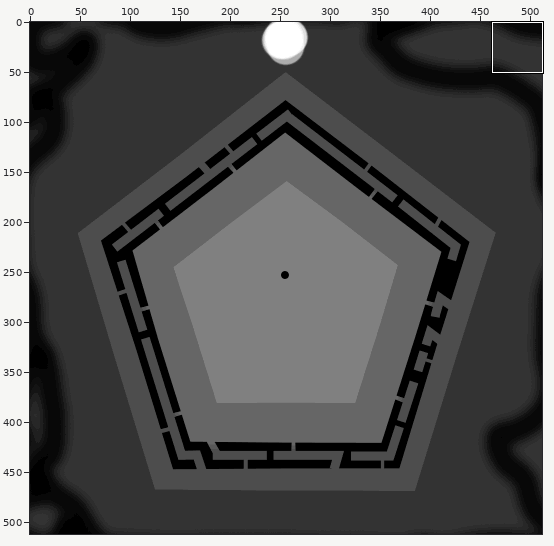
Sprite sheet, stored at src/overthinker/assets/terrains/pentamaze_height-nowalls.png. The picture above shows the old version from afar; the outline marks the close-up.
Close-up. Old version:
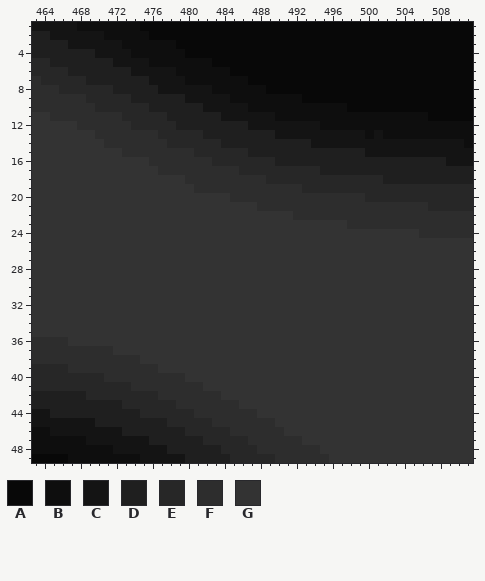
The file is 512x512 pixels. Colours within 5 levels of each other are drawn and written as one. Shown: x 463..511, y 1..49. The commit also changed other parts of the picture, which this record leaves out.
Palette (. is transparent): A #080808  B #0e0e0e  C #141414  D #1f1f1f  E #272727  F #2d2d2d  G #333333
Pixels before (only the part around the change), first column x 463:
 1 CCCCCBBBBBBBAAAAAAAAAAAAAAAAAAAAAAAAAAAAAAAAAAAAA
 2 DDCCCCCCBBBBBAAAAAAAAAAAAAAAAAAAAAAAAAAAAAAAAAAAA
 3 DDDDCCCCCCBBBBBBAAAAAAAAAAAAAAAAAAAAAAAAAAAAAAAAA
 4 DDDDDDDCCCCBBBBBBAAAAAAAAAAAAAAAAAAAAAAAAAAAAAAAA
 5 EEDDDDDDDCCCCBBBBBBBAAAAAAAAAAAAAAAAAAAAAAAAAAAAA
 6 EEEEDDDDDDDCCCCCBBBBBBAAAAAAAAAAAAAAAAAAAAAAAAAAA
 7 FEEEEEDDDDDDDCCCCBBBBBBBAAAAAAAAAAAAAAAAAAAAAAAAA
 8 FFFEEEEEEDDDDDCCCCCCBBBBBBAAAAAAAAAAAAAAAAAAAAAAA
 9 FFFFFFEEEEEDDDDDDCCCCCBBBBBBBBAAAAAAAAAAAAAAAAAAA
10 FFFFFFFEEEEEEDDDDDDCCCCCBBBBBBBBBBBAAAAAAAAAAAAAA
11 GGFFFFFFFFEEEEEDDDDDDCCCCCCBBBBBBBBBBBBBBBBBAAAAA
12 GGGGGFFFFFFEEEEEDDDDDDDDCCCCCCCCBBBBBBBBBBBBBBBBB
13 GGGGGGGFFFFFFFEEEEEDDDDDDDDCCCCCCCCCCBCBBBBBBBBBB
14 GGGGGGGGFFFFFFFEEEEEEDDDDDDDDDDCCCCCCCCCCCCCCCCCB
15 GGGGGGGGGGFFFFFFFFEEEEEEDDDDDDDDDDDDDCCCCCCCCCCCC
16 GGGGGGGGGGGGGFFFFFFFEEEEEEEDDDDDDDDDDDDDDDDDDDCCC
17 GGGGGGGGGGGGGGFFFFFFFFFEEEEEEEEEDDDDDDDDDDDDDDDDD
18 GGGGGGGGGGGGGGGGGFFFFFFFFFEEEEEEEEEEEEEDDDDDDDDDD
19 GGGGGGGGGGGGGGGGGGFFFFFFFFFFFFEEEEEEEEEEEEEEEEEEE
20 GGGGGGGGGGGGGGGGGGGGGGFFFFFFFFFFFFFFFEEEEEEEEEEEE
21 GGGGGGGGGGGGGGGGGGGGGGGGGFFFFFFFFFFFFFFFFFFFEEEEE
22 GGGGGGGGGGGGGGGGGGGGGGGGGGGGGFFFFFFFFFFFFFFFFFFFF
23 GGGGGGGGGGGGGGGGGGGGGGGGGGGGGGGGGGGFFFFFFFFFFFFFF
24 GGGGGGGGGGGGGGGGGGGGGGGGGGGGGGGGGGGGGGGGGGGFFFFFF
25 GGGGGGGGGGGGGGGGGGGGGGGGGGGGGGGGGGGGGGGGGGGGGGGGG
26 GGGGGGGGGGGGGGGGGGGGGGGGGGGGGGGGGGGGGGGGGGGGGGGGG
27 GGGGGGGGGGGGGGGGGGGGGGGGGGGGGGGGGGGGGGGGGGGGGGGGG
28 GGGGGGGGGGGGGGGGGGGGGGGGGGGGGGGGGGGGGGGGGGGGGGGGG
29 GGGGGGGGGGGGGGGGGGGGGGGGGGGGGGGGGGGGGGGGGGGGGGGGG
30 GGGGGGGGGGGGGGGGGGGGGGGGGGGGGGGGGGGGGGGGGGGGGGGGG
31 GGGGGGGGGGGGGGGGGGGGGGGGGGGGGGGGGGGGGGGGGGGGGGGGG
32 GGGGGGGGGGGGGGGGGGGGGGGGGGGGGGGGGGGGGGGGGGGGGGGGG
33 GGGGGGGGGGGGGGGGGGGGGGGGGGGGGGGGGGGGGGGGGGGGGGGGG
34 GGGGGGGGGGGGGGGGGGGGGGGGGGGGGGGGGGGGGGGGGGGGGGGGG
35 GGGGGGGGGGGGGGGGGGGGGGGGGGGGGGGGGGGGGGGGGGGGGGGGG
36 FFFFGGGGGGGGGGGGGGGGGGGGGGGGGGGGGGGGGGGGGGGGGGGGG
37 FFFFFFFFFGGGGGGGGGGGGGGGGGGGGGGGGGGGGGGGGGGGGGGGG
38 FFFFFFFFFFFFGGGGGGGGGGGGGGGGGGGGGGGGGGGGGGGGGGGGG
39 EEEEFFFFFFFFFFGGGGGGGGGGGGGGGGGGGGGGGGGGGGGGGGGGG
40 EEEEEEEEFFFFFFFFFGGGGGGGGGGGGGGGGGGGGGGGGGGGGGGGG
41 EEEEEEEEEEEFFFFFFFFGGGGGGGGGGGGGGGGGGGGGGGGGGGGGG
42 DDDDDDEEEEEEEEFFFFFFFGGGGGGGGGGGGGGGGGGGGGGGGGGGG
43 DDDDDDDDDDEEEEEEFFFFFFFGGGGGGGGGGGGGGGGGGGGGGGGGG
44 CCDDDDDDDDDDEEEEEEFFFFFFFGGGGGGGGGGGGGGGGGGGGGGGG
45 CCCCCCCDDDDDDDDEEEEEFFFFFFFGGGGGGGGGGGGGGGGGGGGGG
46 BBCCCCCCCCDDDDDDDEEEEEFFFFFFGGGGGGGGGGGGGGGGGGGGG
47 BBBBBBCCCCCCCDDDDDDEEEEEFFFFFFGGGGGGGGGGGGGGGGGGG
48 BBBBBBBBBCCCCCCDDDDDDEEEEFFFFFFFGGGGGGGGGGGGGGGGG
49 AAAABBBBBBBBCCCCCDDDDDEEEEEFFFFFFGGGGGGGGGGGGGGGG
After the commit:
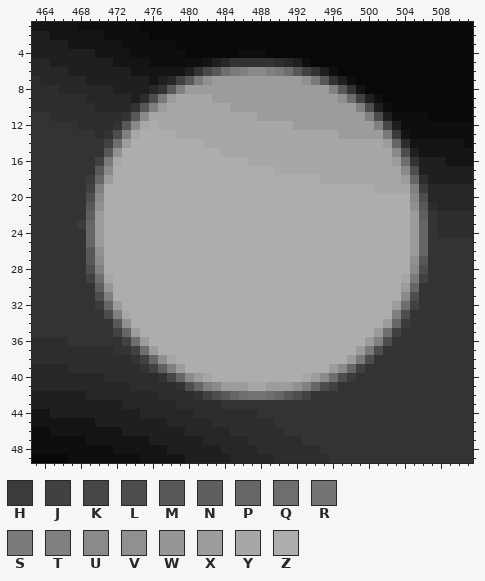
Colours new in this view: H #3b3b3b  J #414141  K #474747  L #4d4d4d  M #585858  N #5f5f5f  P #666666  Q #6e6e6e  R #747474  S #7a7a7a  T #808080  U #8a8a8a  V #909090  W #969696  X #9c9c9c  Y #a7a7a7  Z #adadad
What changed:
Changed rows in their new state; - is an unchanged pixel.
first column x 468:
 4 ------------------BBB-------------------
 5 --------------CDEGGGGGFEDB--------------
 6 -----------CDGKMQSTUUTSQMJGDB-----------
 7 ---------DEJMSVXXXXXXXXXXVSMGDB---------
 8 --------EGMTXXXXXXXXXXXXXXXXTMGC--------
 9 -------FLSXYYYYXXXXXXXXXXXXXXVQJDB------
10 ------GMTXYYYYYYYXXXXXXXXXXXXXXTLDB-----
11 -----GMUYYYYYYYYYYYYXXXXXXXXXXXXTLD-----
12 ----GMUYZYYYYYYYYYYYYYYYXXXXXXXXXTKD----
13 ---GLTYZZZZYYYYYYYYYYYYYYYYYYXXXXXSHC---
14 ---JQXZZZZZZZZYYYYYYYYYYYYYYYYYYYYXPF---
15 ---MVZZZZZZZZZZZYYYYYYYYYYYYYYYYYYYULD--
16 --JSYZZZZZZZZZZZZZZYYYYYYYYYYYYYYYYXQG--
17 --MUZZZZZZZZZZZZZZZZZZYYYYYYYYYYYYYYUL--
18 -HPXZZZZZZZZZZZZZZZZZZZZZZZYYYYYYYYYXPF-
19 -JTZZZZZZZZZZZZZZZZZZZZZZZZZZZZZZYYYYTH-
20 -LUZZZZZZZZZZZZZZZZZZZZZZZZZZZZZZZZZZUL-
21 -MVZZZZZZZZZZZZZZZZZZZZZZZZZZZZZZZZZZVMF
22 -NXZZZZZZZZZZZZZZZZZZZZZZZZZZZZZZZZZZXNG
23 HPXZZZZZZZZZZZZZZZZZZZZZZZZZZZZZZZZZZXPG
24 -PXZZZZZZZZZZZZZZZZZZZZZZZZZZZZZZZZZZXPG
25 -PXZZZZZZZZZZZZZZZZZZZZZZZZZZZZZZZZZZXP-
26 -MVZZZZZZZZZZZZZZZZZZZZZZZZZZZZZZZZZZXP-
27 -MUZZZZZZZZZZZZZZZZZZZZZZZZZZZZZZZZZZVM-
28 -LTZZZZZZZZZZZZZZZZZZZZZZZZZZZZZZZZZZUL-
29 -JQYZZZZZZZZZZZZZZZZZZZZZZZZZZZZZZZZYSJ-
30 --NWZZZZZZZZZZZZZZZZZZZZZZZZZZZZZZZZXP--
31 --LTZZZZZZZZZZZZZZZZZZZZZZZZZZZZZZZZUL--
32 --HPXZZZZZZZZZZZZZZZZZZZZZZZZZZZZZZXQJ--
33 ---LTYZZZZZZZZZZZZZZZZZZZZZZZZZZZZZTL---
34 ----MVZZZZZZZZZZZZZZZZZZZZZZZZZZZZXPH---
35 ----JPXZZZZZZZZZZZZZZZZZZZZZZZZZZXQJ----
36 -----JQXZZZZZZZZZZZZZZZZZZZZZZZZXTL-----
37 ------JQXZZZZZZZZZZZZZZZZZZZZZZXSL------
38 ------GJPVYZZZZZZZZZZZZZZZZZZZXSL-------
39 -------GJNTXZZZZZZZZZZZZZZZZXUPJ--------
40 ---------GKPUXYZZZZZZZZZZYXUQLH---------
41 -----------GLPTUXXXYYXXXVTPLJ-----------
42 -------------GJLMPQRRQPMLJ--------------
43 ----------------GG----------------------
Changed places in both close-ups, as pixel boxes (x1, y1, x2, y2):
changed: (77, 49, 437, 409)
